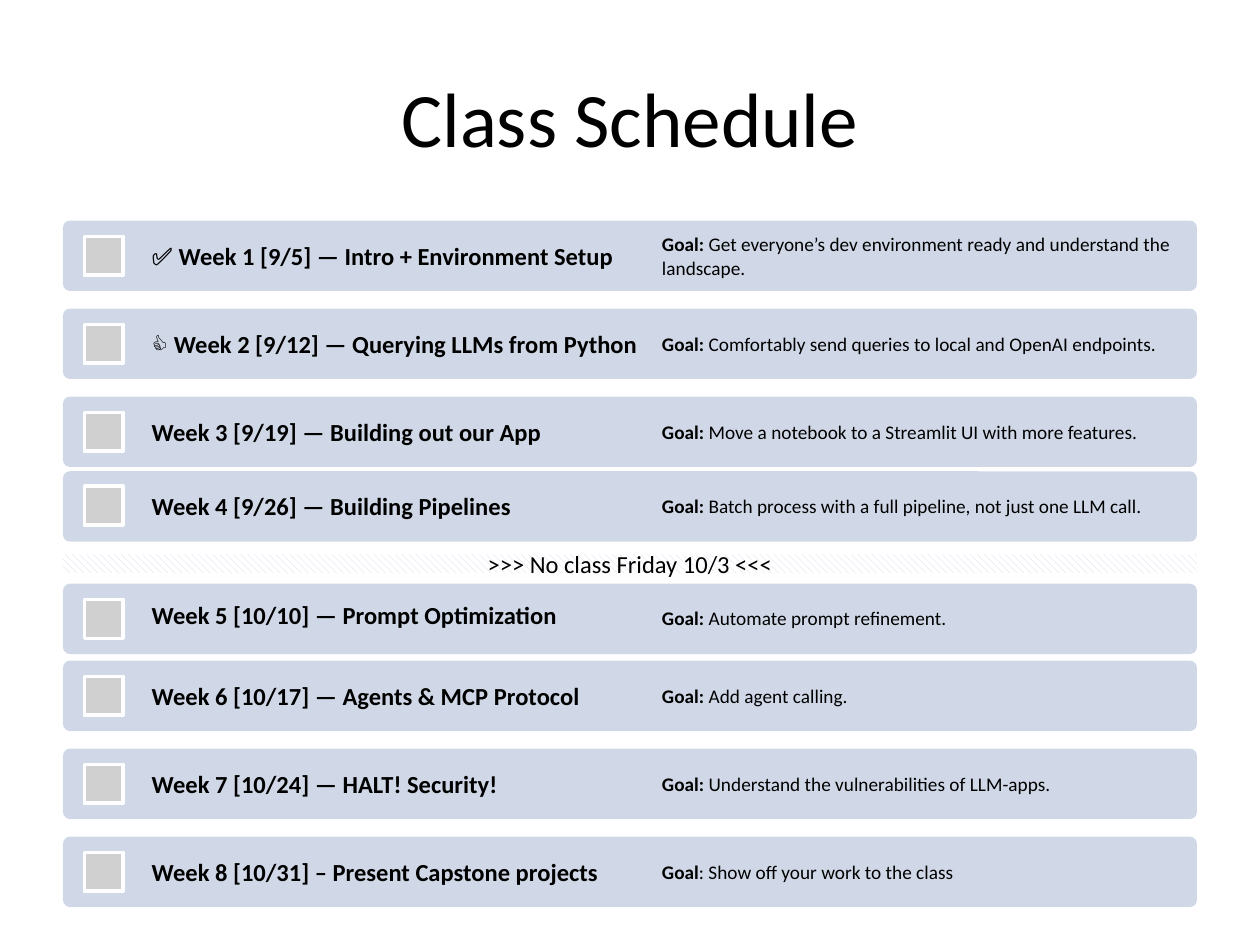
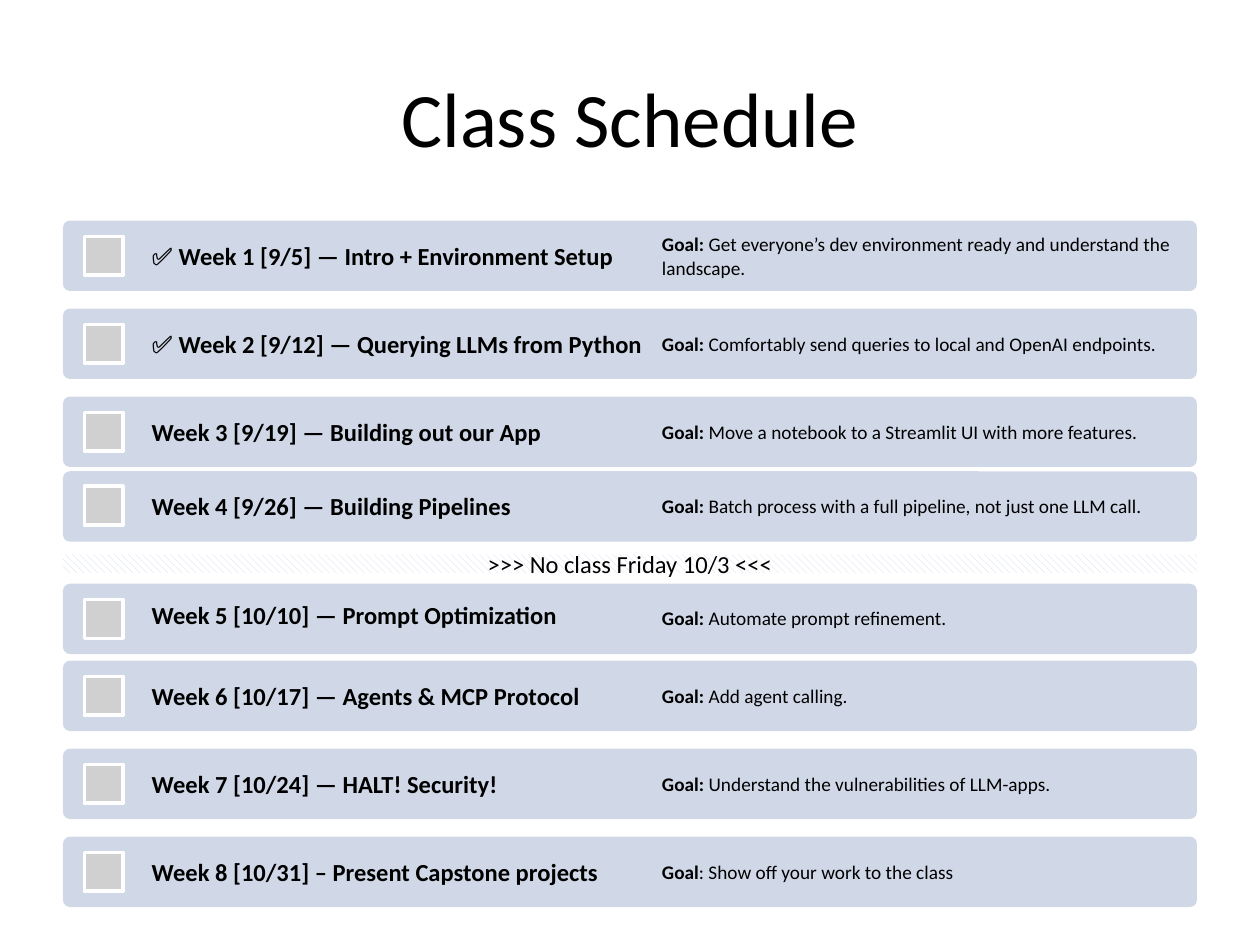
Before and after one commit to tniccum21/LLM_Class, a slide deck: slide 2 of Week02/Week02.pptx. Drawn at 1260x945 pixels with LibreOffice and Linux fonts; fonts in the diff are those of the drawing; grey boxes stand for pictures. Boxes give left, top, right and bottom in pixels: in the first picture for what was removed or moved away, otherwise in the second. Text is boxed around its words. In the diff, an @@ line names an element or a change of style, - is before the commit and + after.

```diff
--- a/Week02/Week02.pptx
+++ b/Week02/Week02.pptx
@@ text at (179, 335, 642, 357): text changed @@
-👍 Week 2 [9/12] — Querying LLMs from Python
+✅ Week 2 [9/12] — Querying LLMs from Python
```
Also in this commit, not shown: 1 other file.
